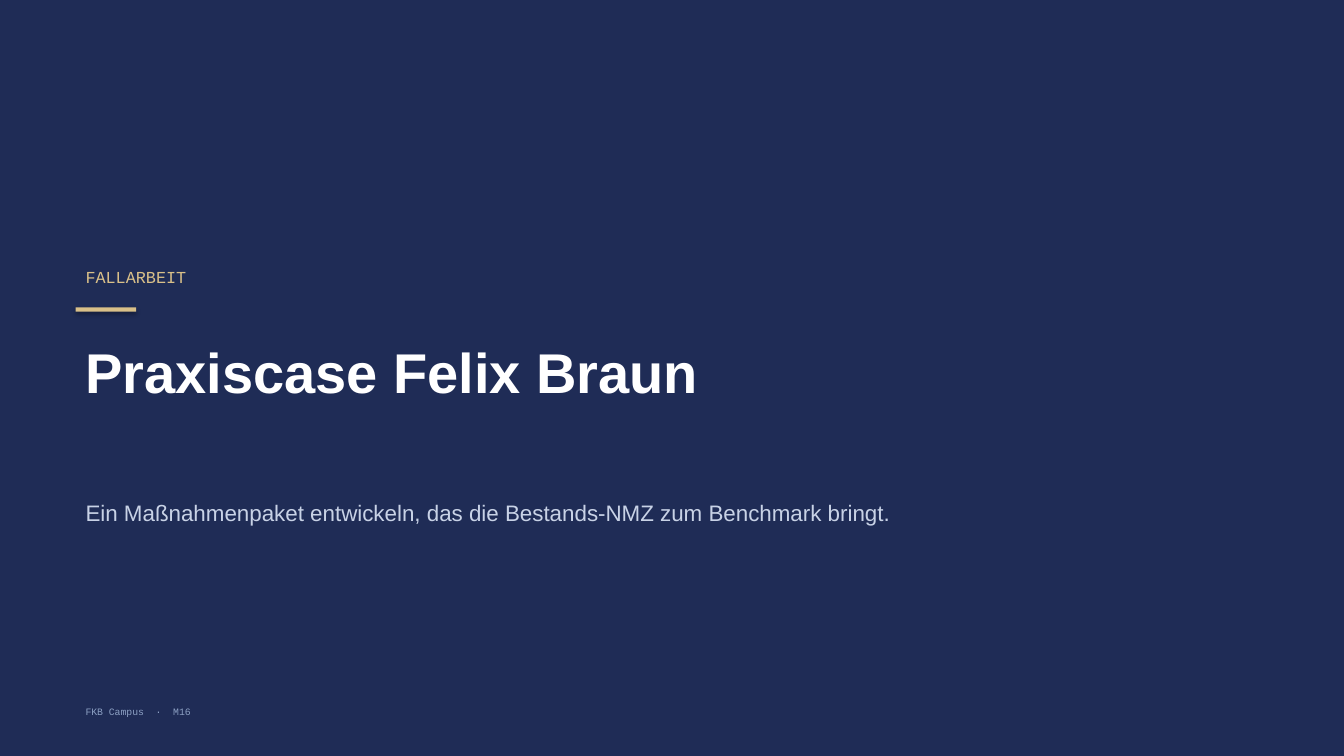
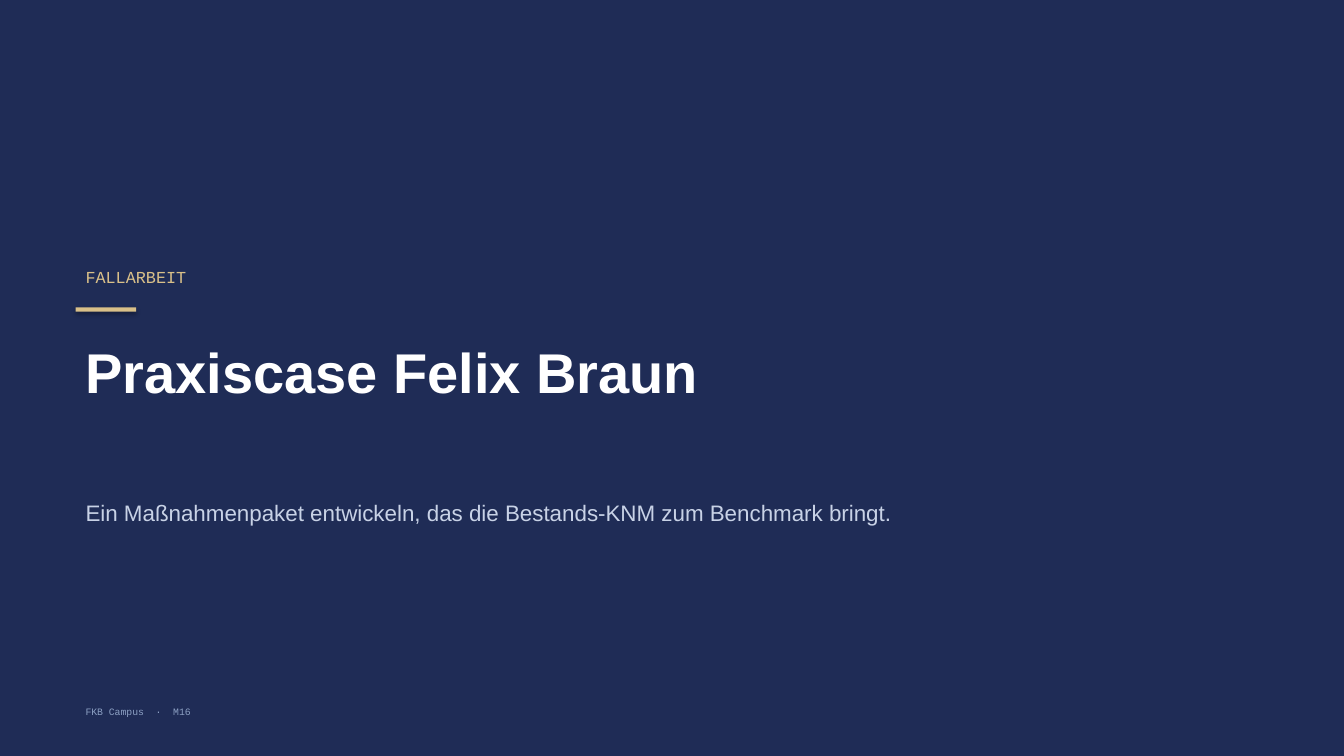
Before and after one commit to ck5rqc47pr-byte/firmenkundenakademie-online, a slide deck: slide 13 of protected-downloads/praesentation/M16.pptx. Drawn at 1344x756 pixels with LibreOffice and Linux fonts; fonts in the diff are those of the drawing. Boxes give left, top, right and bottom in pixels: in the first picture for what was removed or moved away, otherwise in the second. Text is boxed around its words. In the diff, an @@ line names an element or a change of style, - is before the commit and + after.

```diff
--- a/protected-downloads/praesentation/M16.pptx
+++ b/protected-downloads/praesentation/M16.pptx
@@ text at [86,505,891,526]: text changed @@
-Ein Maßnahmenpaket entwickeln, das die Bestands-NMZ zum Benchmark bringt.
+Ein Maßnahmenpaket entwickeln, das die Bestands-KNM zum Benchmark bringt.
```
Also in this commit, not shown: 15 other slides changed, 7 other files.
